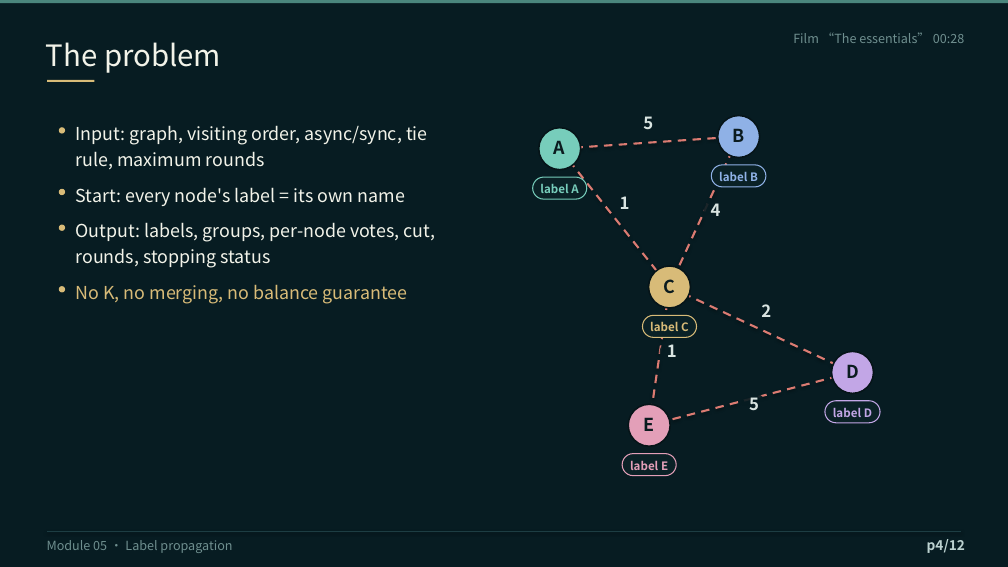
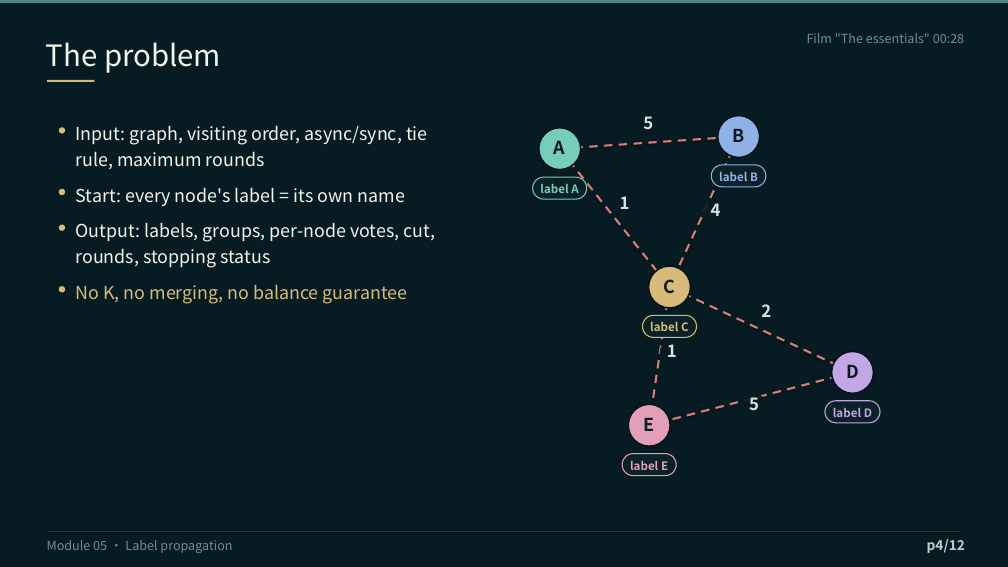
Before and after one commit to Su3037/learning-clustering, a slide deck: slide 4 of site/slides/m05-label-propagation/en/m05-label-propagation-en.pptx. Drawn at 1008x567 pixels with LibreOffice and Linux fonts; fonts in the diff are those of the drawing. Boxes give left, top, right and bottom in pixels: in the first picture for what was removed or moved away, otherwise in the second. Text is boxed around its words. In the diff, an @@ line names an element or a change of style, - is before the commit and + after.

```diff
--- a/site/slides/m05-label-propagation/en/m05-label-propagation-en.pptx
+++ b/site/slides/m05-label-propagation/en/m05-label-propagation-en.pptx
@@ text at (807,33,964,43): text changed @@
-Film “The essentials” 00:28
+Film "The essentials" 00:28
```
Also in this commit, not shown: 9 other slides changed, 30 other files.
